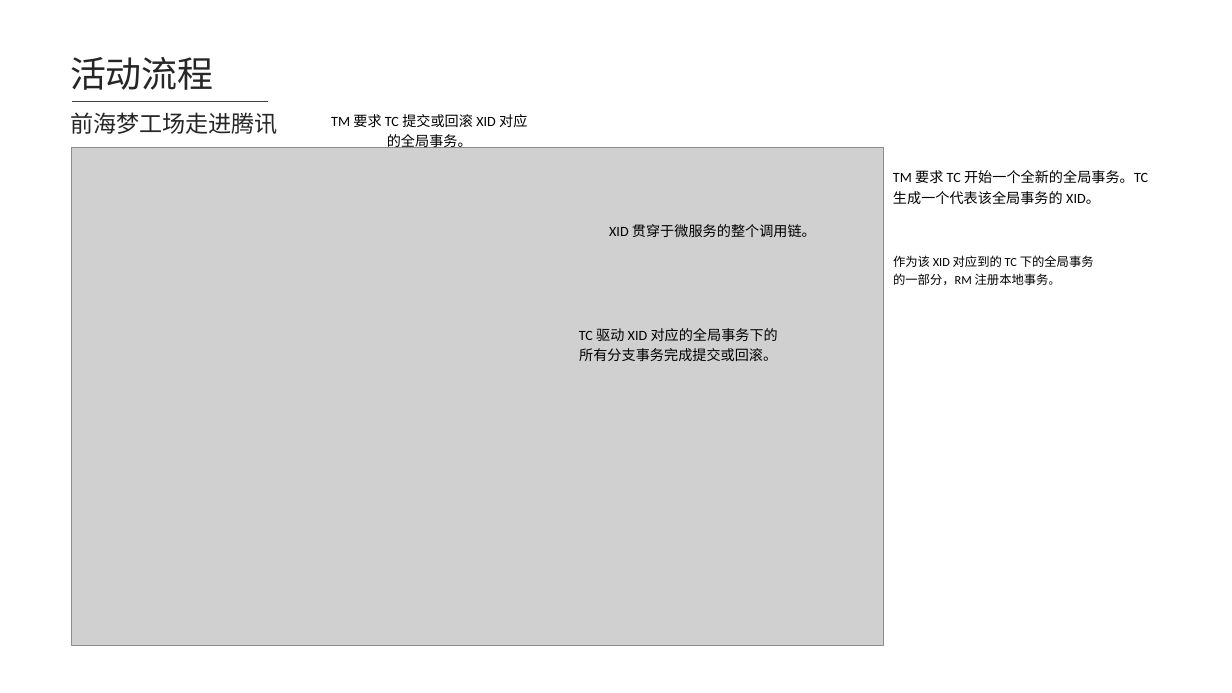
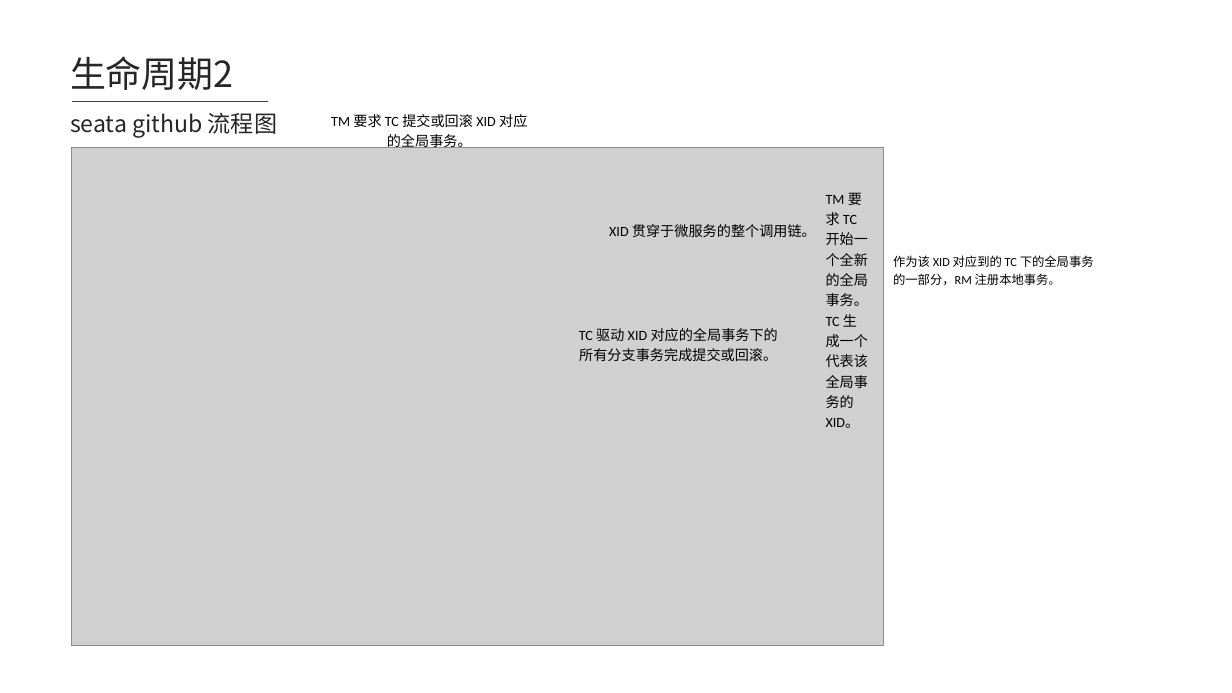
Before and after one commit to xuzewei02/myDoc, a slide deck: slide 12 of ShardingJDBC+Seata分布式事务解决方案.pptx. Drawn at 1232x693 pixels with LibreOffice and Linux fonts; fonts in the diff are those of the drawing; grey boxes stand for pictures; background and template pictures are left out. Boxes give left, top, right and bottom in pixels: in the first picture for what was removed or moved away, otherwise in the second. Text is boxed around its words. In the diff, an @@ line names an element or a change of style, - is before the commit and + after.

Commit message:
PPT模板

```diff
--- a/ShardingJDBC+Seata分布式事务解决方案.pptx
+++ b/ShardingJDBC+Seata分布式事务解决方案.pptx
@@ text at (70,56,233,90): text changed @@
-活动流程
+生命周期2
@@ text at (70,112,277,138): text changed @@
-前海梦工场走进腾讯
+seata github 流程图
@@ text "TM 要求 TC 开始一个全新的全局事务。TC 生成一个代表该全局事务的 ..." rewrapped from (893,170,1148,205) to (826,193,868,428) @@
```
